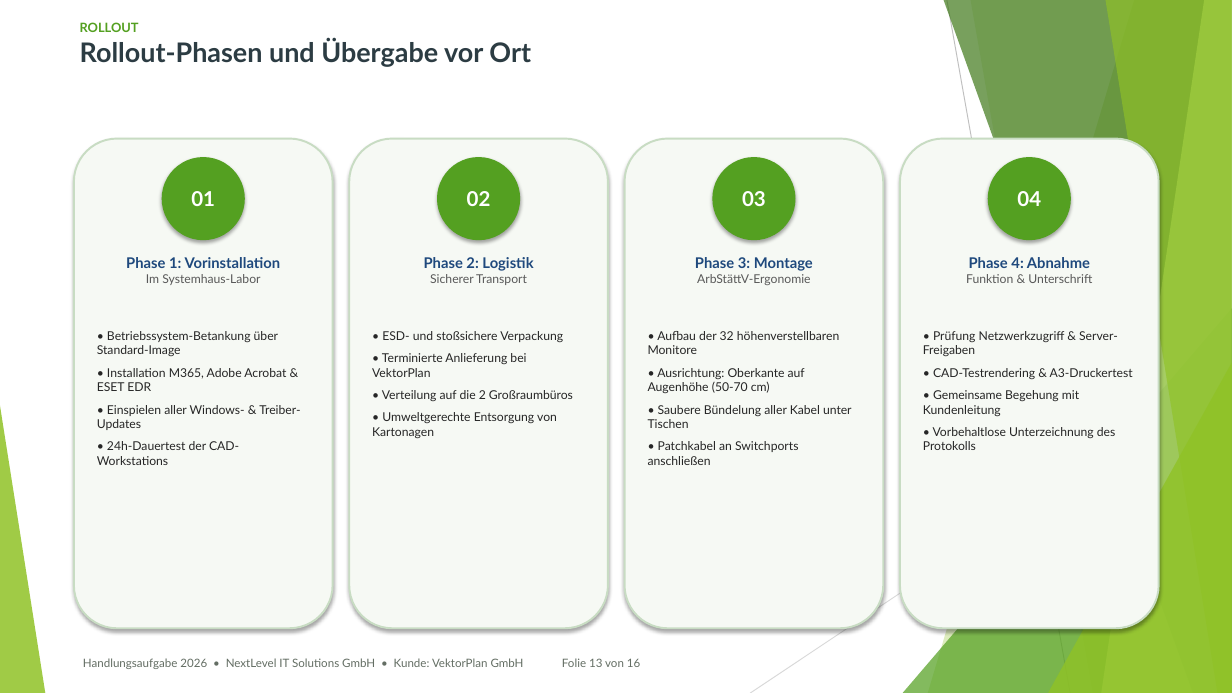
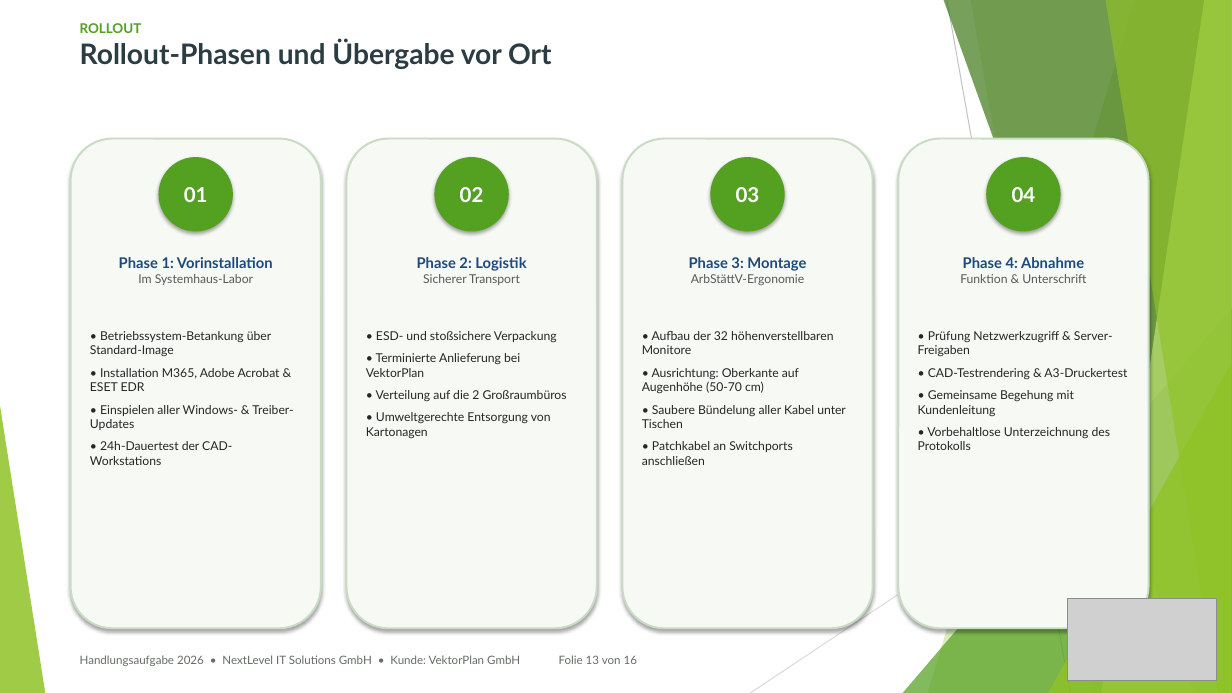
Before and after one commit to kluthjan/projekt_handlungsaufgabe, a slide deck: slide 13 of docs/08_Projektabschluss/Abschlusspraesentation.pptx. Drawn at 1232x693 pixels with LibreOffice and Linux fonts; fonts in the diff are those of the drawing; grey boxes stand for pictures. Boxes give left, top, right and bottom in pixels: in the first picture for what was removed or moved away, otherwise in the second. Text is boxed around its words. In the diff, an @@ line names an element or a change of style, - is before the commit and + after.

Commit message:
Praesentation optimiert: Widescreen-Layout vollstndig ausgenutzt, NextLevel-Logo mit transparentem Hintergrund vergroessert auf allen 16 Folien platziert, Hardware-Badges und PSP korrigiert

```diff
--- a/docs/08_Projektabschluss/Abschlusspraesentation.pptx
+++ b/docs/08_Projektabschluss/Abschlusspraesentation.pptx
@@ text "ROLLOUT" at [80, 23, 552, 69]: size 10 to 10.5 pt in "ROLLOUT"; size 21 to 22 pt in "Rollout-Phasen und Übergabe vor Ort" @@
@@ rounded rectangle: place and size @@
-rounded rectangle at [74, 139, 333, 628]
+rounded rectangle at [70, 139, 321, 628]
@@ rounded rectangle: place and size @@
-rounded rectangle at [349, 139, 608, 628]
+rounded rectangle at [347, 139, 597, 628]
@@ rounded rectangle: place and size @@
-rounded rectangle at [625, 139, 884, 628]
+rounded rectangle at [623, 139, 873, 628]
@@ rounded rectangle: place and size @@
-rounded rectangle at [900, 139, 1159, 628]
+rounded rectangle at [898, 139, 1149, 628]
@@ ellipse "01": place and size @@
-ellipse "01" at [162, 157, 245, 240]
+ellipse "01" at [159, 157, 234, 232]
@@ ellipse "02": place and size @@
-ellipse "02" at [437, 157, 520, 240]
+ellipse "02" at [434, 157, 509, 232]
@@ ellipse "03": place and size @@
-ellipse "03" at [713, 157, 796, 240]
+ellipse "03" at [711, 157, 786, 232]
@@ ellipse "04": place and size @@
-ellipse "04" at [988, 157, 1071, 240]
+ellipse "04" at [986, 157, 1061, 232]
@@ text "Phase 1: Vorinstallation": place and size @@
-text "Phase 1: Vorinstallation" at [126, 257, 281, 285]
+text "Phase 1: Vorinstallation" at [119, 257, 273, 285]
@@ text "Phase 2: Logistik": place and size @@
-text "Phase 2: Logistik" at [424, 257, 533, 285]
+text "Phase 2: Logistik" at [417, 257, 526, 285]
@@ text "Phase 3: Montage": place and size @@
-text "Phase 3: Montage" at [695, 257, 813, 285]
+text "Phase 3: Montage" at [689, 257, 806, 285]
@@ text "Phase 4: Abnahme": place and size @@
-text "Phase 4: Abnahme" at [966, 257, 1092, 283]
+text "Phase 4: Abnahme" at [960, 257, 1086, 283]
@@ 4 texts: place and size @@
-4 texts at [97, 331, 1133, 465]
+4 texts at [90, 331, 1127, 465]
@@ picture added at [1068, 598, 1217, 680] @@
```
Also in this commit, not shown: 15 other slides changed, 1 other file.
